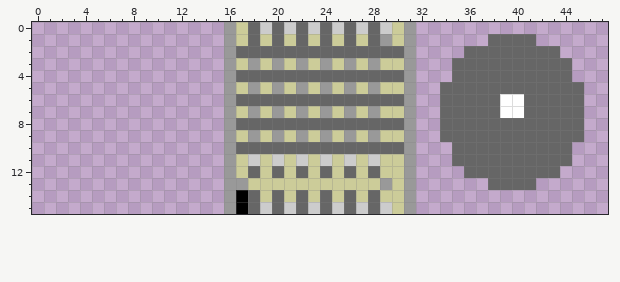
One commit to this pixel-art sprite: data/gfx/levels_tiles.png. The first picture shows the starting point.
The file is 48x16 pixels.
The result:
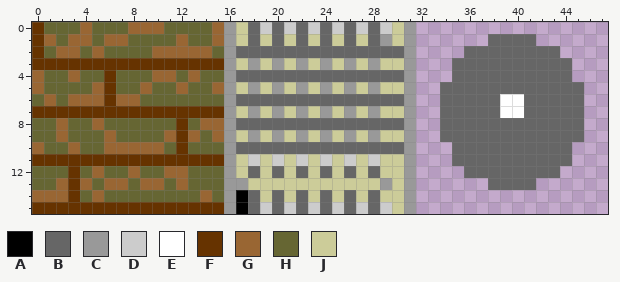
Palette (. is transparent): A #000000  B #666666  C #999999  D #cccccc  E #ffffff  F #663300  G #996633  H #666633  J #cccc99
Log entry: Added the tile that will represent the floor.
The exact change:
There is now colour F in rows 0 to 2 at x 0; in row 3 at x 0 to 15; in rows 4 to 6 at x 6; in row 7 at x 0 to 15; in rows 8 to 10 at x 12; in row 11 at x 0 to 15.
There is now colour F in rows 12 to 14 at x 3; in row 15 at x 0 to 15.
There is now colour G in row 0 at x 4, 8 to 10 and 15; in row 1 at x 1, 3 to 4, 6 to 7, 12 and 15; in row 2 at x 2 to 3, 5 and 10 to 14; in row 4 at x 0, 3, 10 to 11 and 13; in row 5 at x 0, 5, 9, 12 and 15; in row 6 at x 1, 3 to 5 and 7 to 8.
There is now colour G in row 8 at x 2, 5 and 14 to 15; in row 9 at x 2, 6, 11, 13 and 15; in row 10 at x 0, 3 and 6 to 10; in row 12 at x 5, 8 and 11 to 12; in row 13 at x 2, 4, 6 to 7, 9 to 10 and 12; in row 14 at x 0 to 2, 5 and 14.
There is now colour H in row 0 at x 1 to 3, 5 to 7 and 11 to 14; in row 1 at x 2, 5, 8 to 11 and 13 to 14; in row 2 at x 1, 4, 6 to 9 and 15; in row 4 at x 1 to 2, 4 to 5, 7 to 9, 12 and 14 to 15; in row 5 at x 1 to 4, 7 to 8, 10 to 11 and 13 to 14; in row 6 at x 0, 2 and 9 to 15.
There is now colour H in row 8 at x 0 to 1, 3 to 4, 6 to 11 and 13; in row 9 at x 0 to 1, 3 to 5, 7 to 10 and 14; in row 10 at x 1 to 2, 4 to 5, 11 and 13 to 15; in row 12 at x 0 to 2, 4, 6 to 7, 9 to 10 and 13 to 15; in row 13 at x 0 to 1, 5, 8, 11 and 13 to 15; in row 14 at x 4, 6 to 13 and 15.
